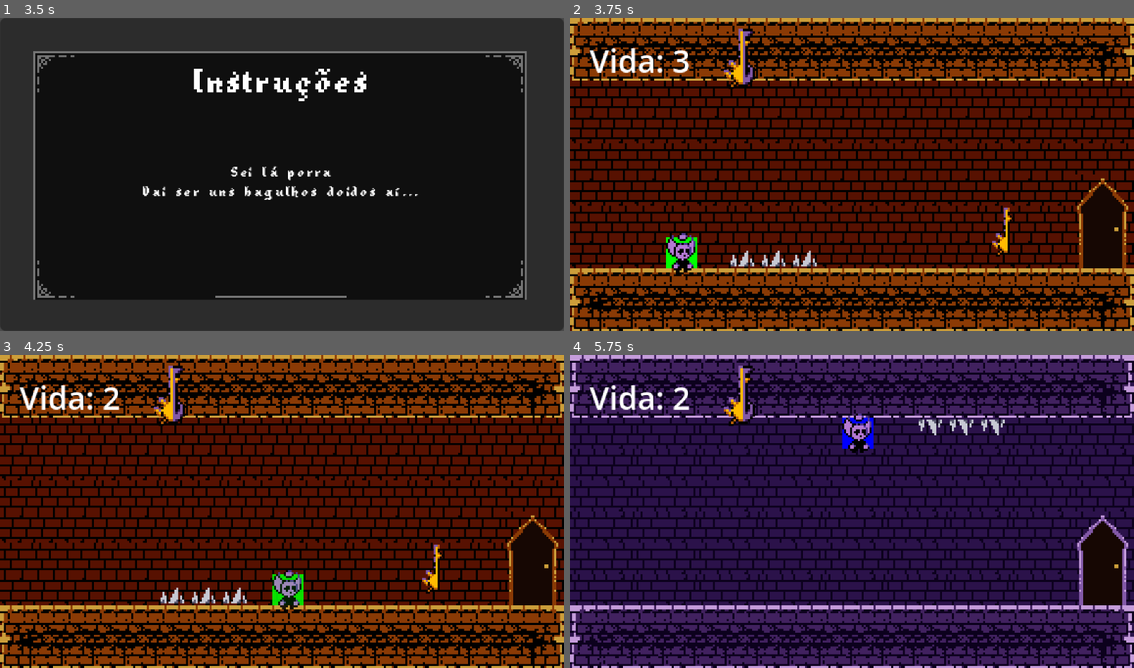
Above: before the commit, frames 1-4 (two rows, left to right).
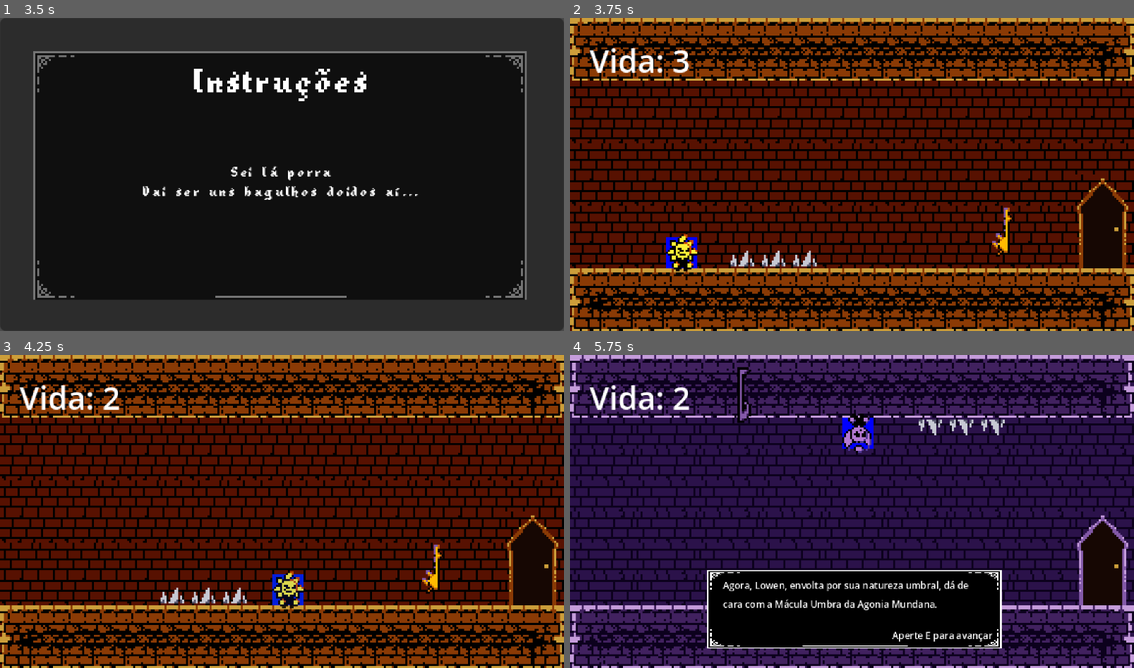
Above: after the commit, the same moments.

Repository: ygcs796/jogo-gamejam-djuff
Game: Godot game, scene res://cenarios/title_screen.tscn
Same seed, same stepped clock (60 frames per second), same inputs: the game is played once before the commit and once after it.
Inputs:
- Up to frame 1 (3.5 s): tap Enter (ui_accept) at 0.5, 1.52, 1.55, 1.82, 3.02, 3.05, 3.32 s; hold Enter (ui_accept) 0.53-1.28 s; hold Right (ui_right) 0.53-2.03 s; tap Shift (swap) at 1.35, 2.85 s; hold Left (ui_left) 2.03-2.78 s; hold Enter (ui_accept) 2.03-2.78 s; hold Right (ui_right) from 2.78 s (still down)
- Up to frame 2 (3.75 s): keep holding Right (ui_right); hold Enter (ui_accept) from 3.53 s (still down)
- Up to frame 3 (4.25 s): keep holding Right (ui_right); keep holding Enter (ui_accept)
- Up to frame 4 (5.75 s): release Right (ui_right) at 4.28 s; release Enter (ui_accept) at 4.28 s; hold Left (ui_left) 4.28-5.03 s; tap Shift (swap) at 4.35 s; tap Enter (ui_accept) at 4.52, 4.55, 4.82 s; hold Right (ui_right) from 5.03 s (still down); hold Enter (ui_accept) from 5.03 s (still down)

Frame 1 is identical in both runs. In frame 2, 1.0% of the frame differs, in the area x 17-33%, y 3-82%; in frame 3, 1.1%; in frame 4, 14%, in the area x 24-77%, y 3-94%.

Commit message:
Chaves, animação e knockback
Finalizei a mecânica das chaves
Adicionei o símbolo de cada chave quando o jogador pega ela
Já coloquei os diálogos das chaves

Sobre as animações, já coloquei elas, inverti quando necessário e estou dando play, falta ajustar a questão de que, quando dá play, elas não param mais de rodar

Ajustei o Knockback para ficar mais realista

Diff:
--- a/cenarios/fase_1.tscn
+++ b/cenarios/fase_1.tscn
@@ -487,6 +487,14 @@
 physics_layer_0/collision_layer = 1
 sources/0 = SubResource("TileSetAtlasSource_0i7hw")
 
+[sub_resource type="AtlasTexture" id="AtlasTexture_cg0uh"]
+atlas = ExtResource("11_cg0uh")
+region = Rect2(15, 0, 11, 26)
+
+[sub_resource type="AtlasTexture" id="AtlasTexture_ybqc8"]
+atlas = ExtResource("11_cg0uh")
+region = Rect2(27, 0, 6, 26)
+
 [sub_resource type="AtlasTexture" id="AtlasTexture_abt3h"]
 atlas = ExtResource("11_cg0uh")
 region = Rect2(1, 0, 13, 26)
@@ -563,7 +571,26 @@
 offset_right = 144.0
 offset_bottom = 160.0
 
-[node name="simbolo_chave" type="TextureRect" parent="." unique_id=682976552]
+[node name="simbolo_chave_lumina" type="TextureRect" parent="." unique_id=519908844]
+visible = false
+offset_left = 72.0
+offset_top = 5.0
+offset_right = 98.0
+offset_bottom = 36.0
+texture = SubResource("AtlasTexture_cg0uh")
+stretch_mode = 5
+
+[node name="simbolo_chave_umbra" type="TextureRect" parent="." unique_id=521373452]
+visible = false
+offset_left = 76.0
+offset_top = 5.0
+offset_right = 102.0
+offset_bottom = 36.0
+texture = SubResource("AtlasTexture_ybqc8")
+stretch_mode = 5
+
+[node name="simbolo_chave_completa" type="TextureRect" parent="." unique_id=682976552]
+visible = false
 offset_left = 78.0
 offset_top = 4.0
 offset_right = 95.0
@@ -571,6 +598,8 @@
 texture = SubResource("AtlasTexture_abt3h")
 stretch_mode = 5
 
+[connection signal="jogador_pegou_chave_lumina" from="cenario1/chave_lumina" to="." method="_on_chave_lumina_jogador_pegou_chave_lumina"]
+[connection signal="jogador_pegou_chave_umbra" from="cenario2/chave_umbra" to="." method="_on_chave_umbra_jogador_pegou_chave_umbra"]
 [connection signal="chegou_na_porta" from="porta" to="." method="_on_porta_chegou_na_porta"]
 [connection signal="tomou_dano" from="Player" to="." method="_on_player_tomou_dano"]
 [connection signal="dialog_finished" from="dialogo" to="." method="_on_dialogo_dialog_finished"]
--- a/scripts/chave_lumina.gd
+++ b/scripts/chave_lumina.gd
@@ -1,5 +1,6 @@
 extends Area2D
 
+signal jogador_pegou_chave_lumina
 
 # Called when the node enters the scene tree for the first time.
 func _ready():
@@ -7,5 +8,5 @@
 
 func _on_body_entered(body: Node2D):
 	if body.is_in_group("player"):
-		Player.qtde_chaves += 1
+		jogador_pegou_chave_lumina.emit()
 		queue_free()
--- a/scripts/chave_umbra.gd
+++ b/scripts/chave_umbra.gd
@@ -1,9 +1,11 @@
 extends Area2D
+
+signal jogador_pegou_chave_umbra
 
 func _ready():
 	body_entered.connect(_on_body_entered)
 
 func _on_body_entered(body: Node2D):
 	if body.is_in_group("player"):
-		Player.qtde_chaves += 1
+		jogador_pegou_chave_umbra.emit()
 		queue_free()
--- a/scripts/fase_1.gd
+++ b/scripts/fase_1.gd
@@ -9,6 +9,7 @@
 var state: State = State.GROUND
 
 func _ready():
+	$simbolo_chave_completa.visible = false
 	label_vida.text = "Vida: " + str(jogador.health)
 	_apply_state()
 
@@ -44,3 +45,29 @@
 			"Está acima. O mundo se inverteu, e a magnificência que existe do outro lado te olha de cabeça pra baixo.",
 			"Toda jornada exige a chave que lhe dá origem. Em Umbra, ela também é outra…"
 		])
+
+
+
+func _on_chave_lumina_jogador_pegou_chave_lumina() -> void:
+	Player.qtde_chaves += 1
+	if Player.qtde_chaves == 2:
+		$simbolo_chave_umbra.visible = false
+		$simbolo_chave_completa.visible = true
+	else:
+		$simbolo_chave_lumina.visible = true
+	$dialogo.show_dialog([
+		"Este pequeno fragmento metálico é como uma artéria da própria dimensão, conduzindo o fluxo que percorre caminhos outrora adormecidos.",
+		"Assim como o sangue encontra seu caminho até o coração, esta chave encontra a fechadura que lhe pertence. Em Lumina, uma nova passagem acaba de despertar…"
+	])
+
+func _on_chave_umbra_jogador_pegou_chave_umbra() -> void:
+	Player.qtde_chaves += 1
+	if Player.qtde_chaves == 2:
+		$simbolo_chave_lumina.visible = false
+		$simbolo_chave_completa.visible = true
+	else:
+		$simbolo_chave_umbra.visible = true
+	$dialogo.show_dialog([
+		"Agora, Lowen, envolta por sua natureza umbral, dá de cara com a Mácula Umbra da Agonia Mundana.",
+		"Diz-se que, mesmo após a Ruptura, ela ainda preserva um dos caminhos que unem os dois mundos."
+	])
--- a/scripts/player.gd
+++ b/scripts/player.gd
@@ -4,11 +4,13 @@
 # "importações"
 @onready var skin_ground = $SkinGround
 @onready var skin_ceiling = $SkinCeiling
+@onready var animacao_lumina = $animacao_lumina
+@onready var animacao_umbra = $animacao_umbra
 
 # costantes
 const SPEED = 180.0
 const JUMP_VELOCITY = 300.0
-const KNOCKBACK_FORCE = 400.0
+const KNOCKBACK_FORCE = 300.0
 const MAX_HEALTH = 3
 
 # variáveis que vou usar no meu script
@@ -22,6 +24,7 @@
 var qtde_chaves: int = 0
 
 func _ready():
+	animacao_umbra.flip_v = true
 	_apply_state()
 
 func _unhandled_input(event):
@@ -37,8 +40,9 @@
 
 func _apply_state():
 	# Alterna skin
-	skin_ground.visible = (state == State.GROUND)
-	skin_ceiling.visible = (state == State.CEILING)
+	animacao_lumina.visible = (state == State.GROUND)
+
+	animacao_umbra.visible = (state == State.CEILING)
 
 func _physics_process(delta):
 	var on_surface: bool
@@ -59,10 +63,25 @@
 		jump_dir = 1.0   # pula pra baixo
 
 	if Input.is_action_just_pressed("ui_accept") and on_surface:
+		if animacao_lumina.visible:
+			animacao_lumina.play("pulando")
+		elif animacao_umbra.visible:
+			animacao_umbra.play("pulando")
 		velocity.y = JUMP_VELOCITY * jump_dir
 
 	var dir = Input.get_axis("ui_left", "ui_right")
 	velocity.x = dir * SPEED
+	# pela direção, decidindo se a animação vai ser invertida ou não
+	if dir > 0:
+		if animacao_lumina.visible:
+			animacao_lumina.flip_h = false
+		elif animacao_umbra.visible:
+			animacao_umbra.flip_h = false
+	elif dir < 0:
+		if animacao_lumina.visible:
+			animacao_lumina.flip_h = true
+		elif animacao_umbra.visible:
+			animacao_umbra.flip_h = true
 
 	move_and_slide()
 
